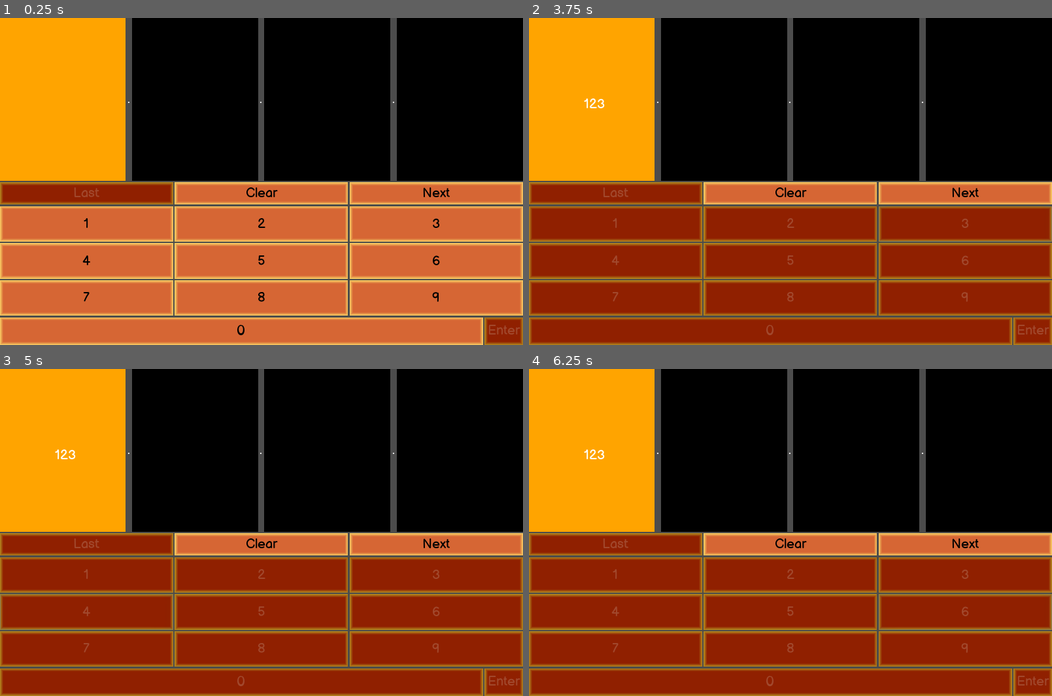
Above: before the commit, frames 1-4 (two rows, left to right).
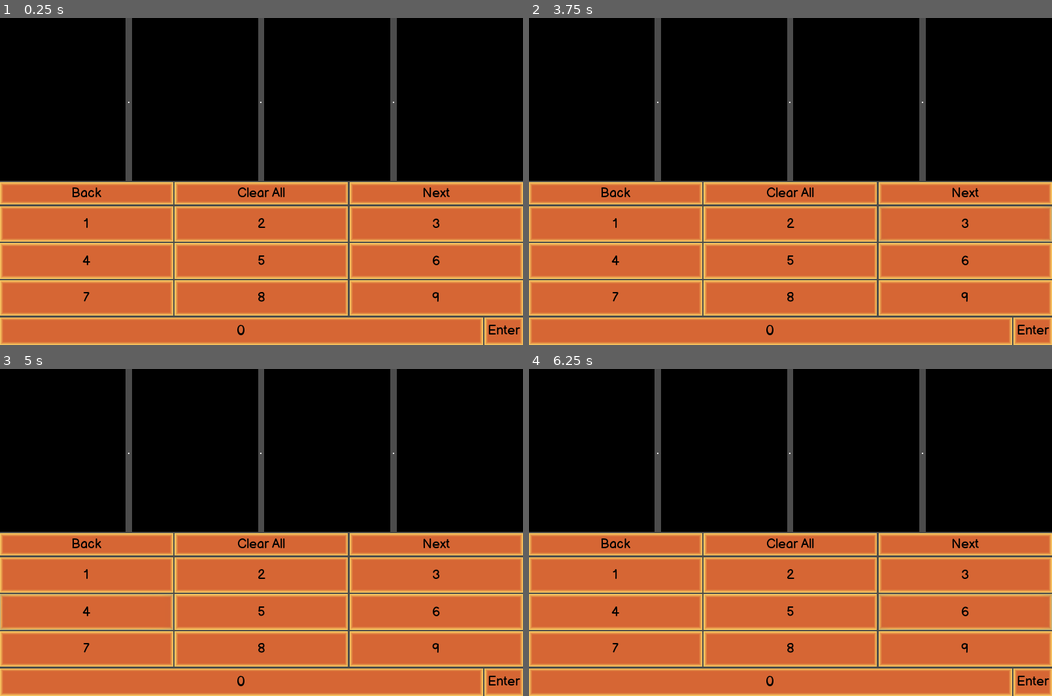
Above: after the commit, the same moments.

Repository: RaccoonHandsProductions/CanningSeason
Game: Godot game, scene res://UI/IPEntryControl.tscn
Two runs of this game, one before a commit and one after it. Both use one fixed random seed, a clock stepped at 60 frames per second and the inputs below. This scene is started directly instead of the project's main scene.
Inputs (mouse positions are in pixels of both pictures, inside the frame that each line leads up to):
- Up to frame 1 (0.25 s): no input
- Up to frame 2 (3.75 s): click "Clear" (after the commit: "Clear All") at 0.5 s; click (617, 194) at 1.25 s, where only the run after the commit has a clickable "Back"; click "1" at 2 s; click "2" at 2.75 s; click "3" at 3.5 s
- Up to frame 3 (5 s): click (88, 610) at 4.25 s, where only the run after the commit has a clickable "4"
- Up to frame 4 (6.25 s): click (790, 610) at 5 s, where only the run after the commit has a clickable "5"; click (963, 610) at 5.75 s, where only the run after the commit has a clickable "6"

The runs differ from the first frame. In frame 1, 15% of the frame differs, in the area x 0-100%, y 0-100%; in frame 2, 55%; in frame 3, 55%; in frame 4, 55%.

Commit message:
burned it all

Diff:
--- a/project/UI/IPEntryControl.gd
+++ b/project/UI/IPEntryControl.gd
@@ -7,18 +7,16 @@
 var octet_3_entry : String
 
 var current_section
-var current_section_label
-var current_field_index := 1
+var current_field_index := 0
 var ip_octet : String
-var ip_array = []
 
-onready var field_one = $VBoxContainer/OctetDisplay/OctetField
-onready var field_two = $VBoxContainer/OctetDisplay/OctetField2
-onready var field_three = $VBoxContainer/OctetDisplay/OctetField3
-onready var field_four = $VBoxContainer/OctetDisplay/OctetField4
+onready var _fields = [$VBoxContainer/OctetDisplay/OctetField,
+$VBoxContainer/OctetDisplay/OctetField2,
+$VBoxContainer/OctetDisplay/OctetField3,
+$VBoxContainer/OctetDisplay/OctetField4]
 
-onready var back_button = $VBoxContainer/HBoxContainer2/VBoxContainer2/userBoxPosition/PreviousBoxPriority
-onready var next_button = $VBoxContainer/HBoxContainer2/VBoxContainer2/userBoxPosition/NextBoxPriority
+onready var back_button = $VBoxContainer/HBoxContainer2/VBoxContainer2/UserBoxPosition/PreviousBoxPriority
+onready var next_button = $VBoxContainer/HBoxContainer2/VBoxContainer2/UserBoxPosition/NextBoxPriority
 onready var enter_button = $VBoxContainer/HBoxContainer2/VBoxContainer2/HBoxContainer/EnterButton
 onready var number_button_array = get_tree().get_nodes_in_group("number_buttons")
 
@@ -26,7 +24,8 @@
 	for button in number_button_array:
 		button.connect("pressed", self, "on_number_Button_pressed",
 			[ int( button.name.substr(5) ) ])
-	_choose_display_field(current_field_index)
+	back_button.disabled = false
+
 
 func validate_octet(oct : String):
 	if (int(oct) >= 0 and int(oct) <= 255):
@@ -34,122 +33,10 @@
 	else:
 		return false
 
+func toggle_number_buttons_disabled(disabled : bool):
+	for buttons in number_button_array:
+			buttons.disabled = disabled
+
 func finialize_address(octet_0 : String, octet_1 : String,
 	octet_2 : String, octet_3 : String):
-
-		var octet_array = [int(octet_0), int(octet_1), int(octet_2), int(octet_3)]
-		for octet in octet_array:
-			if octet < 0 or octet > 255:
-				assert(false, "your IP does not exist")
-			else:
-				return(octet_0 +"."+ octet_1 +"."+ octet_2 +"."+ octet_3)
-
-func on_number_Button_pressed(num:int):
-	if ip_octet.length() <= 2:
-		ip_octet += str(num)
-		print(ip_octet)
-		current_section_label.text += str(num)
-
-	if ip_octet.length() == 3:
-		if validate_octet(ip_octet) == true:
-			ip_array.append(ip_octet)
-			ip_octet = ""
-			for buttons in number_button_array:
-				buttons.disabled = true
-			if current_section == field_four:
-				enter_button.disabled = false
-			update()
-		else:
-			ip_octet = ""
-			current_section_label.text = ""
-			update()
-			_choose_display_field(current_field_index)
-	print(ip_array)
-
-func _choose_display_field(field):
-	match field:
-		1:
-			current_section = field_one
-			current_field_index = 1
-			current_section_label = field_one.get_node("Label")
-			current_section.has_focus = true
-			field_two.has_focus = false
-			field_three.has_focus = false
-			field_four.has_focus = false
-			back_button.disabled = true
-			enter_button.disabled = true
-		2:
-			current_section = field_two
-			current_field_index = 2
-			current_section_label = field_two.get_node("Label")
-			field_one.has_focus = false
-			current_section.has_focus = true
-			field_three.has_focus = false
-			field_four.has_focus = false
-			back_button.disabled = false
-			next_button.disabled = false
-		3:
-			current_section = field_three
-			current_field_index = 3
-			current_section_label = field_three.get_node("Label")
-			field_one.has_focus = false
-			field_two.has_focus = false
-			current_section.has_focus = true
-			field_four.has_focus = false
-			back_button.disabled = false
-			next_button.disabled = false
-		4:
-			current_section = field_four
-			current_field_index = 4
-			current_section_label = field_four.get_node("Label")
-			field_one.has_focus = false
-			field_two.has_focus = false
-			field_three.has_focus = false
-			current_section.has_focus = true
-			back_button.disabled = false
-			next_button.disabled = true
-	update()
-
-func _on_NextBoxPriority_pressed():
-	for buttons in number_button_array:
-		buttons.disabled = false
-	ip_octet = ""
-	current_field_index += 1
-	_choose_display_field(current_field_index)
-
-func _on_PreviousBoxPriority_pressed():
-	ip_array.pop_back()
-	current_section_label.text = ""
-	current_field_index -= 1
-	_choose_display_field(current_field_index)
-	ip_array.pop_back()
-	current_section_label.text = ""
-	if number_button_array[2].disabled == true:
-		for buttons in number_button_array:
-				buttons.disabled = false
-	print(ip_array)
-
-func _on_ClearBox_pressed():
-	ip_array.clear()
-	field_one.get_node("Label").text = ""
-	field_two.get_node("Label").text = ""
-	field_three.get_node("Label").text = ""
-	field_four.get_node("Label").text = ""
-	ip_octet = ""
-	current_field_index = 1
-
-	for buttons in number_button_array:
-		buttons.disabled = false
-	next_button.disabled = false
-	_choose_display_field(current_field_index)
-
-func _on_EnterButton_pressed():
-	ip_array.append(ip_octet)
-	ip_octet = ""
-	if ip_array.size() == 4 or (ip_array.size() == 5 and ip_array[4] == ""):
-		var output = finialize_address(ip_array.pop_front(), ip_array.pop_front(), ip_array.pop_front(), ip_array.pop_front())
-		print(output)
-		assert(false, "IP is complete: " + output)
-	else:
-		assert(false, "IP is not complete")
-	#close scene and use ip
+			return(octet_0 +"."+ octet_1 +"."+ octet_2 +"."+ octet_3)
--- a/project/UI/IPEntryControl.tscn
+++ b/project/UI/IPEntryControl.tscn
@@ -39,27 +39,27 @@
 size_flags_horizontal = 3
 size_flags_vertical = 3
 
-[node name="userBoxPosition" type="HBoxContainer" parent="VBoxContainer/HBoxContainer2/VBoxContainer2"]
+[node name="UserBoxPosition" type="HBoxContainer" parent="VBoxContainer/HBoxContainer2/VBoxContainer2"]
 margin_right = 1280.0
 margin_bottom = 55.0
 size_flags_horizontal = 3
 alignment = 1
 
-[node name="PreviousBoxPriority" type="Button" parent="VBoxContainer/HBoxContainer2/VBoxContainer2/userBoxPosition"]
+[node name="PreviousBoxPriority" type="Button" parent="VBoxContainer/HBoxContainer2/VBoxContainer2/UserBoxPosition"]
 margin_right = 424.0
 margin_bottom = 55.0
 size_flags_horizontal = 3
 disabled = true
-text = "Last"
+text = "Back"
 
-[node name="ClearBox" type="Button" parent="VBoxContainer/HBoxContainer2/VBoxContainer2/userBoxPosition"]
+[node name="ClearBox" type="Button" parent="VBoxContainer/HBoxContainer2/VBoxContainer2/UserBoxPosition"]
 margin_left = 428.0
 margin_right = 852.0
 margin_bottom = 55.0
 size_flags_horizontal = 3
-text = "Clear"
+text = "Clear All"
 
-[node name="NextBoxPriority" type="Button" parent="VBoxContainer/HBoxContainer2/VBoxContainer2/userBoxPosition"]
+[node name="NextBoxPriority" type="Button" parent="VBoxContainer/HBoxContainer2/VBoxContainer2/UserBoxPosition"]
 margin_left = 856.0
 margin_right = 1280.0
 margin_bottom = 55.0
@@ -172,7 +172,7 @@
 theme = ExtResource( 3 )
 text = "Enter"
 
-[connection signal="pressed" from="VBoxContainer/HBoxContainer2/VBoxContainer2/userBoxPosition/PreviousBoxPriority" to="." method="_on_PreviousBoxPriority_pressed"]
-[connection signal="pressed" from="VBoxContainer/HBoxContainer2/VBoxContainer2/userBoxPosition/ClearBox" to="." method="_on_ClearBox_pressed"]
-[connection signal="pressed" from="VBoxContainer/HBoxContainer2/VBoxContainer2/userBoxPosition/NextBoxPriority" to="." method="_on_NextBoxPriority_pressed"]
+[connection signal="pressed" from="VBoxContainer/HBoxContainer2/VBoxContainer2/UserBoxPosition/PreviousBoxPriority" to="." method="_on_PreviousBoxPriority_pressed"]
+[connection signal="pressed" from="VBoxContainer/HBoxContainer2/VBoxContainer2/UserBoxPosition/ClearBox" to="." method="_on_ClearBox_pressed"]
+[connection signal="pressed" from="VBoxContainer/HBoxContainer2/VBoxContainer2/UserBoxPosition/NextBoxPriority" to="." method="_on_NextBoxPriority_pressed"]
 [connection signal="pressed" from="VBoxContainer/HBoxContainer2/VBoxContainer2/HBoxContainer/EnterButton" to="." method="_on_EnterButton_pressed"]
